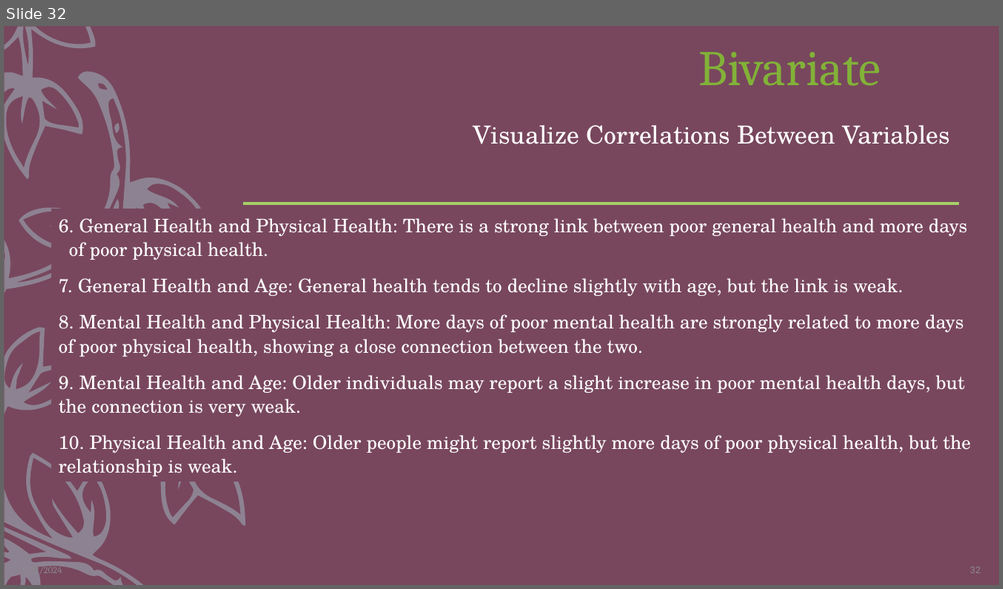
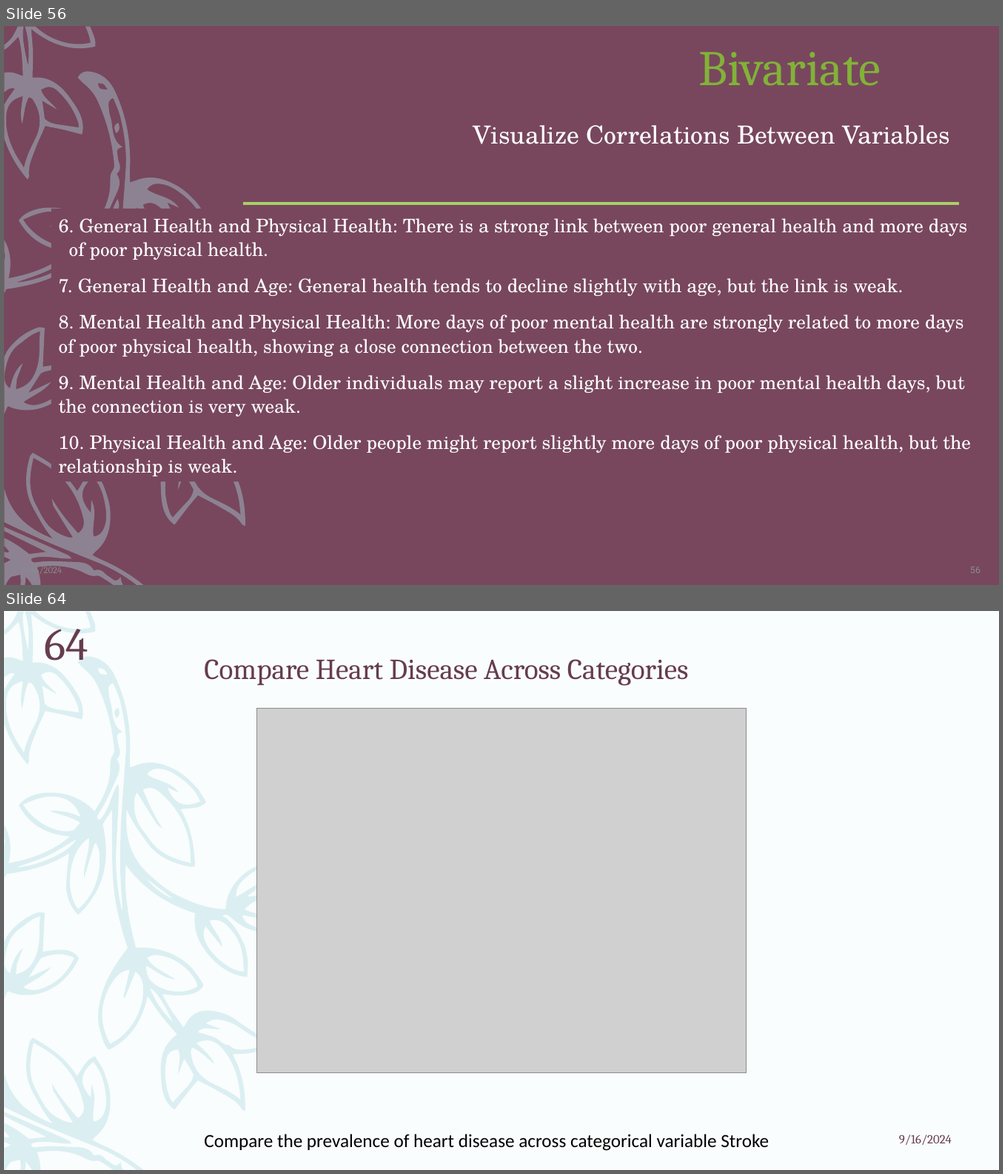
Before and after one commit to ParthiviGaikwad/Anudip, a slide deck: Mentor Mind/Problem Statement.pptx. Shown one above the other, each under a label of ours: slide 32 before the commit, slides 56 and 64 after it; the slides between them are not shown. The pictures are 1003x589 and 1003x1174 pixels, drawn with LibreOffice and Linux fonts; fonts in the diff are those of the drawing; grey boxes stand for pictures. Boxes give left, top, right and bottom in pixels: in the first picture for what was removed or moved away, otherwise in the second. Text is boxed around its words. In the diff, an @@ line names an element or a change of style, - is before the commit and + after.

```diff
--- a/Mentor Mind/Problem Statement.pptx
+++ b/Mentor Mind/Problem Statement.pptx
@@ slide 64 added at bbox=[4, 611, 999, 1170], background #FAFDFD; not listed: 1 template element that a slide beside it also shows @@
@@ page number added at bbox=[45, 629, 88, 661], 44 pt, text #663D4E @@
+64
@@ text added at bbox=[204, 659, 688, 686], 28 pt, text #663D4E @@
+Compare Heart Disease Across Categories
@@ picture added at bbox=[257, 708, 746, 1073] @@
@@ text added at bbox=[204, 1134, 768, 1151], 18 pt, text #000000 @@
+Compare the prevalence of heart disease across categorical variable Stroke
@@ text added at bbox=[899, 1135, 951, 1145], 12 pt, text #663D4E @@
+9/16/2024
@@ what was slide 32 is now slide 56 @@
@@ page number at bbox=[970, 567, 980, 574]: text changed @@
-32
+56
```
Also in this commit, not shown: 30 other slides changed, 54 other slides added, 2 slides removed.
